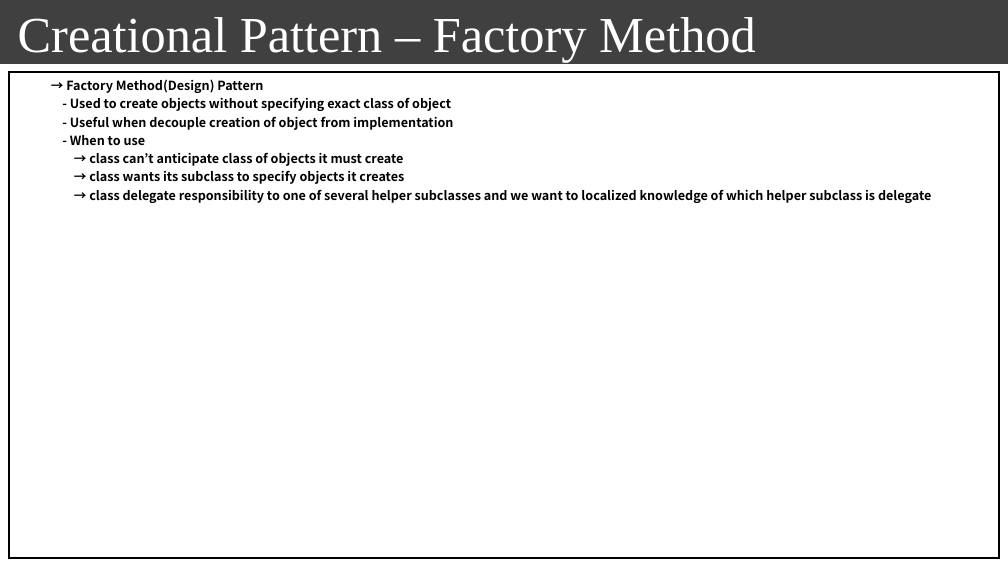
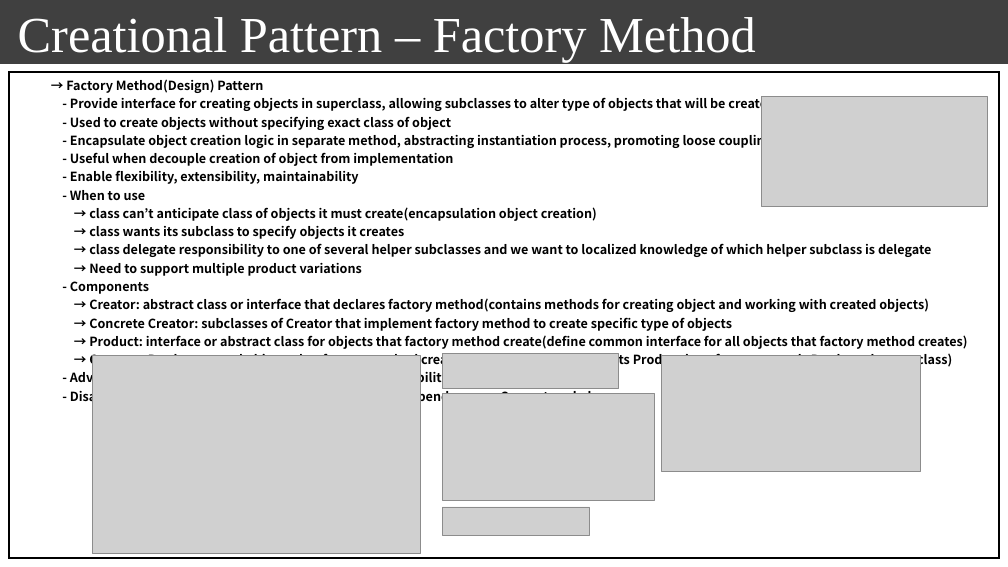
Before and after one commit to seonghokim/Study, a slide deck: slide 2 of Study Material/[ENG] SW Design Pattern.pptx. Drawn at 1008x567 pixels with LibreOffice and Linux fonts; fonts in the diff are those of the drawing; grey boxes stand for pictures; background and template pictures are left out. Boxes give left, top, right and bottom in pixels: in the first picture for what was removed or moved away, otherwise in the second. Text is boxed around its words. In the diff, an @@ line names an element or a change of style, - is before the commit and + after.

```diff
--- a/Study Material/[ENG] SW Design Pattern.pptx
+++ b/Study Material/[ENG] SW Design Pattern.pptx
@@ table at (9, 72, 1000, 558) @@
-row 1, column 1: → Factory Method(Design) Pattern / - Used to create objects without specifying exact class of object / - Useful when decouple creation of object from implementation / - When to use / → class can’t anticipate class of objects it must create / → class wants its subclass to specify objects it creates / → class delegate responsibility to one of several helper subclasses and we want to localized knowledge of which helper subclass is delegate
+row 1, column 1: → Factory Method(Design) Pattern / - Provide interface for creating objects in superclass, allowing subclasses to alter type of objects that will be created / - Used to create objects without specifying exact class of object / - Encapsulate object creation logic in separate method, abstracting instantiation process, promoting loose coupling / - Useful when decouple creation of object from implementation / - Enable flexibility, extensibility, maintainability / - When to use / → class can’t anticipate class of objects it must create(encapsulation object creation) / → class wants its subclass to specify objects it creates / → class delegate responsibility to one of several helper subclasses and we want to localized knowledge of which helper subclass is delegate / → Need to support multiple product variations / - Components / → Creator: abstract class or interface that declares factory method(contains methods for creating object and working with created objects) / → Concrete Creator: subclasses of Creator that implement factory method to create specific type of objects / → Product: interface or abstract class for objects that factory method create(define common interface for all objects that factory method creates) / → Concrete Product: actual objects that factory method creates(each CP class implements Product interface or extends Product abstract class) / - Advantages: Decoupling, Extensibility, Testability, Reusability, Encapsulation / - Disadvantage: Complexity, Overhead, Tight coupling, Dependency on Concrete subclasses,
@@ picture added at (762, 97, 988, 206) @@
@@ picture added at (92, 355, 420, 554) @@
@@ picture added at (442, 354, 619, 389) @@
@@ picture added at (662, 355, 921, 472) @@
@@ picture added at (442, 394, 654, 501) @@
@@ picture added at (442, 507, 590, 536) @@
```
Also in this commit, not shown: 1 other slide changed, 2 slides added, 1 other file.
